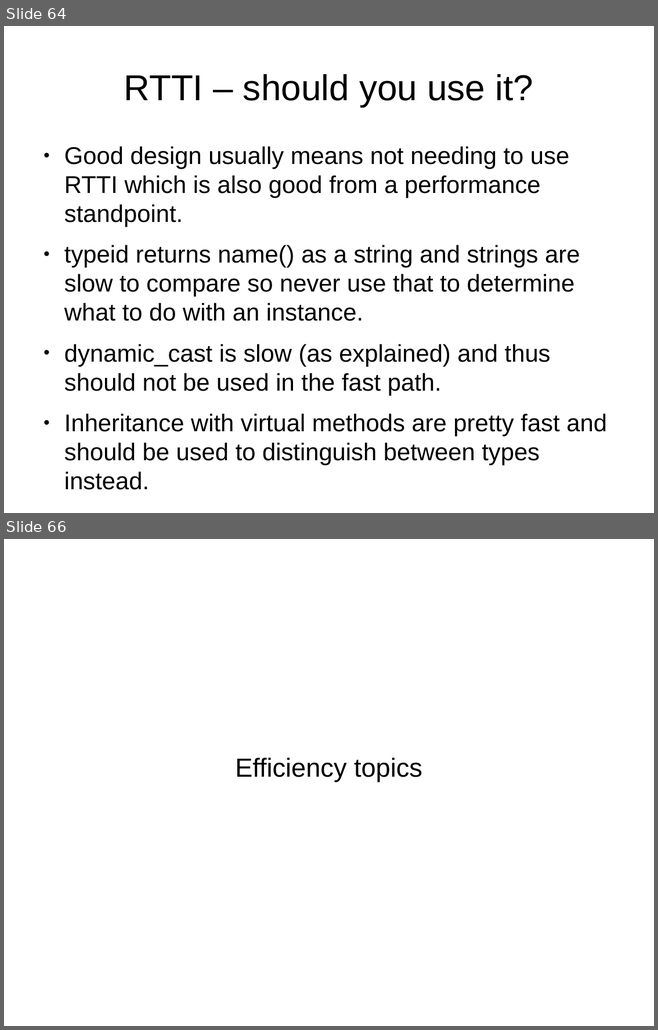
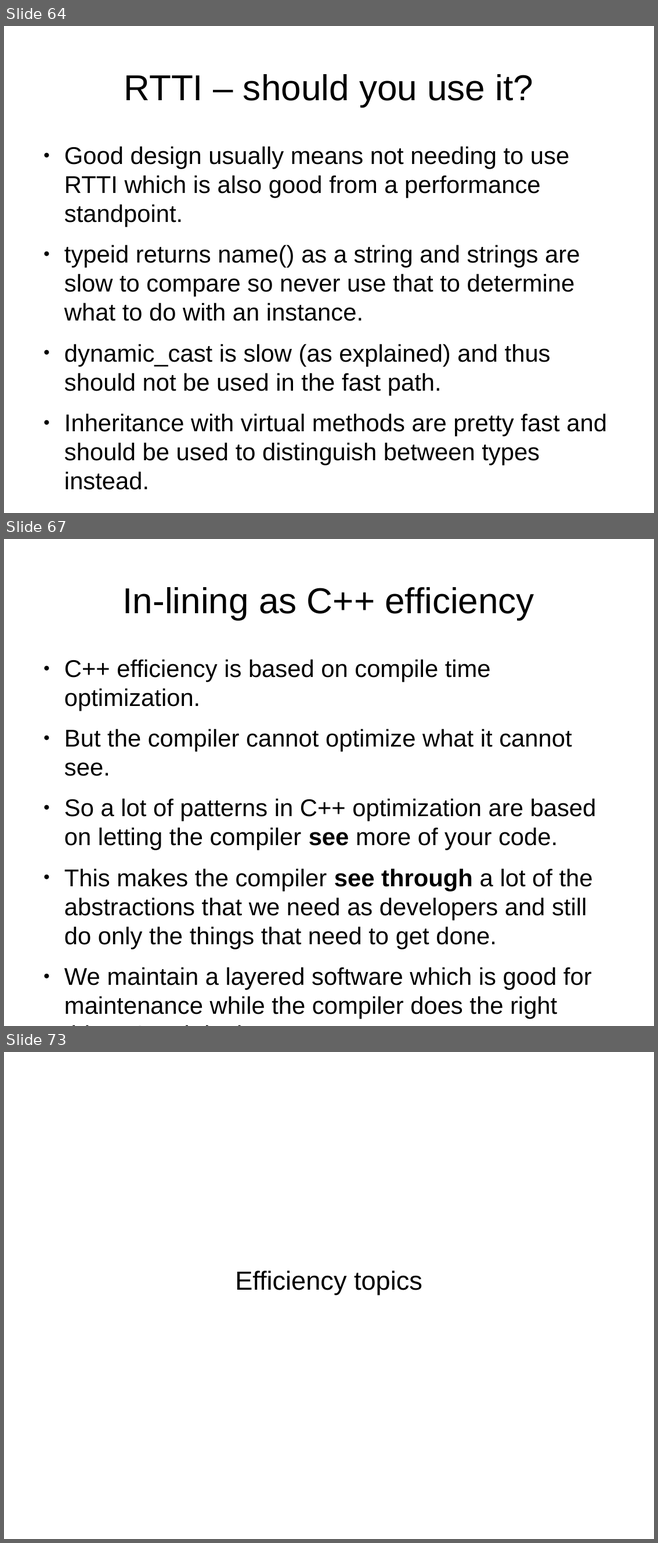
Before and after one commit to veltzer/demos-linux, a slide deck: multi_core/effective_cplusplus.odp. Shown one above the other, each under a label of ours: slides 64 and 66 before the commit, slides 64, 67 and 73 after it; the slides between them are not shown. The pictures are 658x1030 and 658x1543 pixels, drawn with LibreOffice and Linux fonts; fonts in the diff are those of the drawing. Boxes give left, top, right and bottom in pixels: in the first picture for what was removed or moved away, otherwise in the second. Text is boxed around its words. In the diff, an @@ line names an element or a change of style, - is before the commit and + after.

```diff
--- a/multi_core/effective_cplusplus.odp
+++ b/multi_core/effective_cplusplus.odp
@@ slide 67 added at bbox=[4, 539, 654, 1026], background #FFFFFF @@
@@ title added at bbox=[123, 587, 534, 620], 44 pt, text #000000 @@
+In-lining as C++ efficiency
@@ text added at bbox=[64, 659, 596, 1019], 29.6 pt, text #000000 @@
+● C++ efficiency is based on compile time optimization.
+● But the compiler cannot optimize what it cannot see.
+● So a lot of patterns in C++ optimization are based on letting the compiler see more of your code.
+● This makes the compiler see through a lot of the abstractions that we need as developers and still do only the things that need to get done.
+● We maintain a layered software which is good for maintenance while the compiler does the right thing. Good deal.
@@ what was slide 66 is now slide 73 @@
```
Also in this commit, not shown: 2 slides changed, 6 other slides added, 3 other files.
